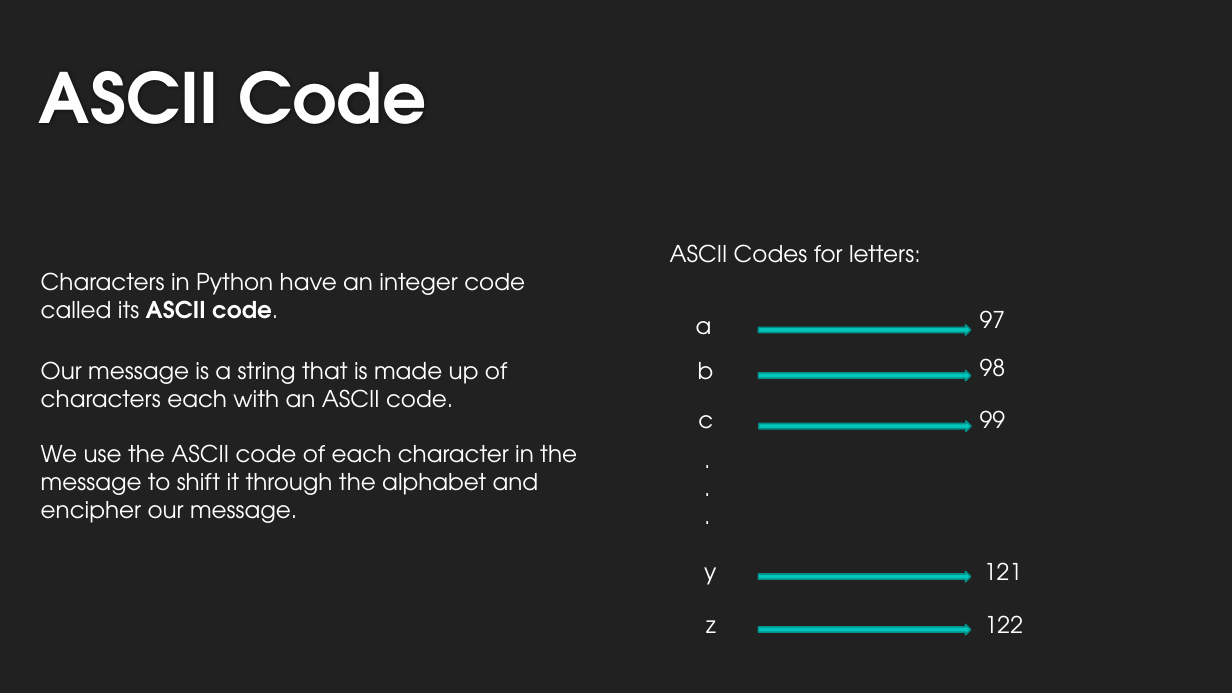
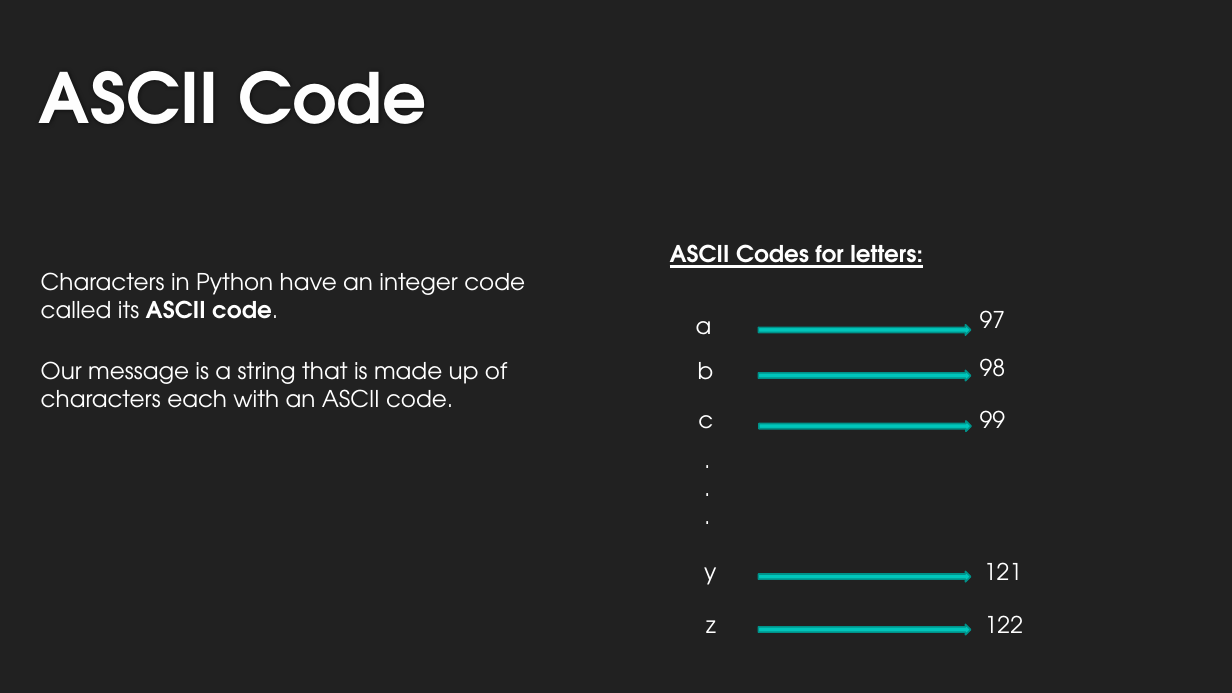
Before and after one commit to lexcass/UATeachLesson3, a slide deck: slide 17 of Lesson3.pptx (slide 10 before the commit). Drawn at 1232x693 pixels with LibreOffice and Linux fonts; fonts in the diff are those of the drawing; background and template pictures are left out. Boxes give left, top, right and bottom in pixels: in the first picture for what was removed or moved away, otherwise in the second. Text is boxed around its words. In the diff, an @@ line names an element or a change of style, - is before the commit and + after.

Commit message:
Update PPT

```diff
--- a/Lesson3.pptx
+++ b/Lesson3.pptx
@@ text "ASCII Codes for letters:" at (670,244,923,268): text colour #FFFFFF to #F5F6F7, bold on, underline on @@
@@ text "Our message is a string ..." at (41,361,507,408): text colour #FFFFFF to #F5F6F7 @@
@@ text at (41,444,577,523): paragraph removed @@
-We use the ASCII code of each character in the message to shift it through the alphabet and encipher our message.
```
Also in this commit, not shown: 8 other slides changed, 15 slides added.
